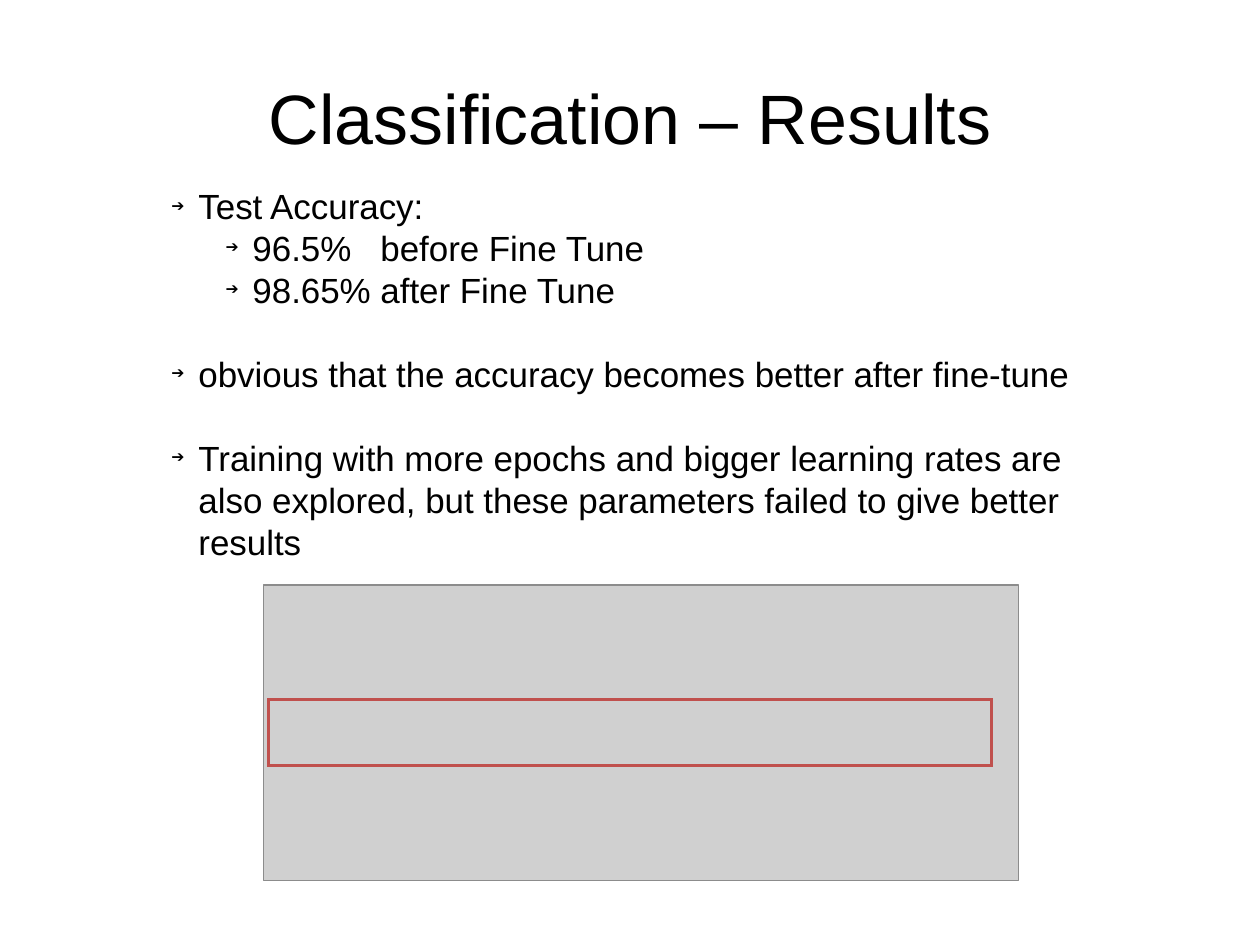
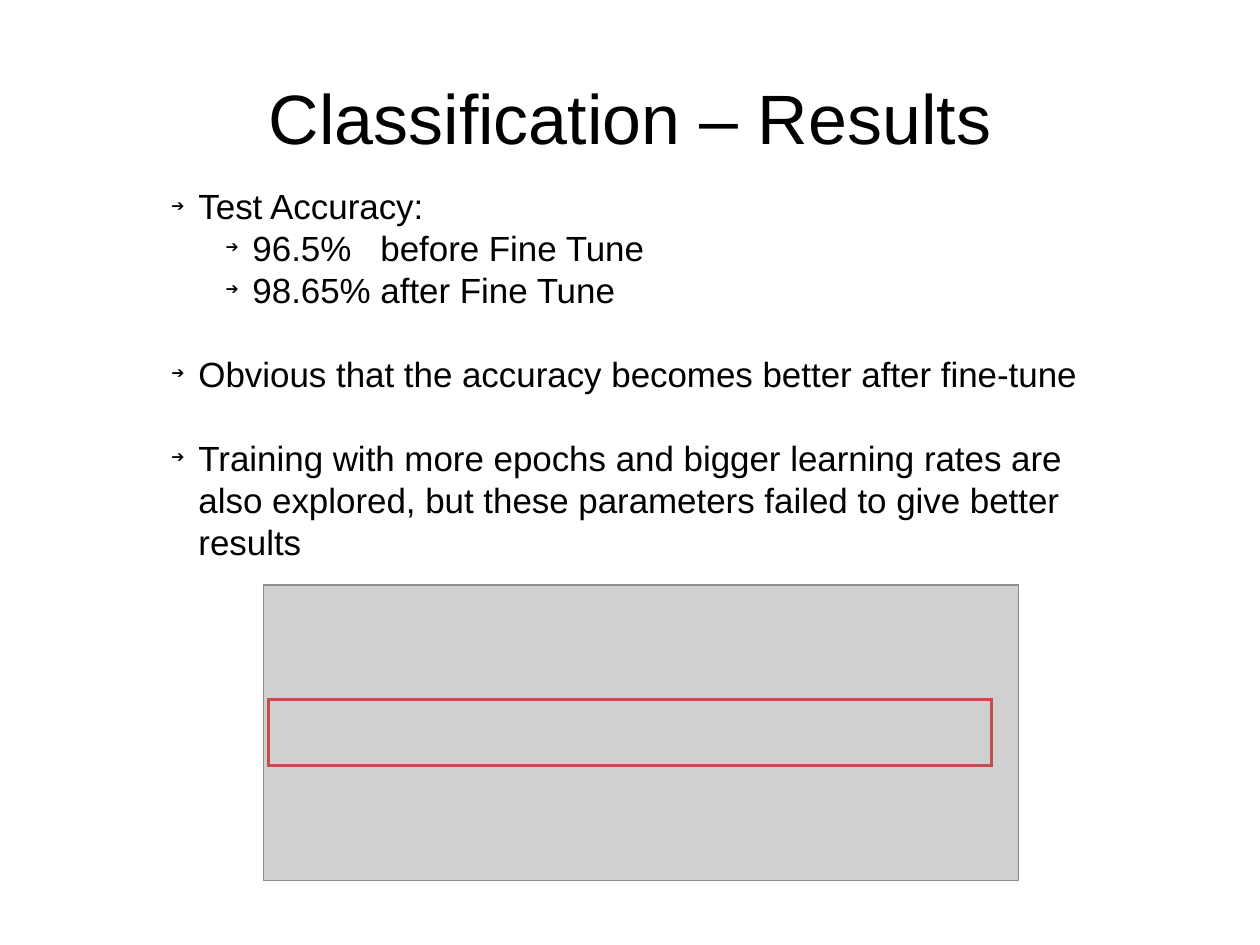
Before and after one commit to runnphoenix/ViT-experiment, a slide deck: slide 7 of report/report.pptx. Drawn at 1260x945 pixels with LibreOffice and Linux fonts; fonts in the diff are those of the drawing; grey boxes stand for pictures; background and template pictures are left out. Boxes give left, top, right and bottom in pixels: in the first picture for what was removed or moved away, otherwise in the second. Text is boxed around its words. In the diff, an @@ line names an element or a change of style, - is before the commit and + after.

Commit message:
final version after presentation I guess

```diff
--- a/report/report.pptx
+++ b/report/report.pptx
@@ text at <box>198,361,1077,394</box>: text changed @@
-➔ obvious that the accuracy becomes better after fine-tune
+➔ Obvious that the accuracy becomes better after fine-tune
```
Also in this commit, not shown: 10 other slides changed, 1 other file.
